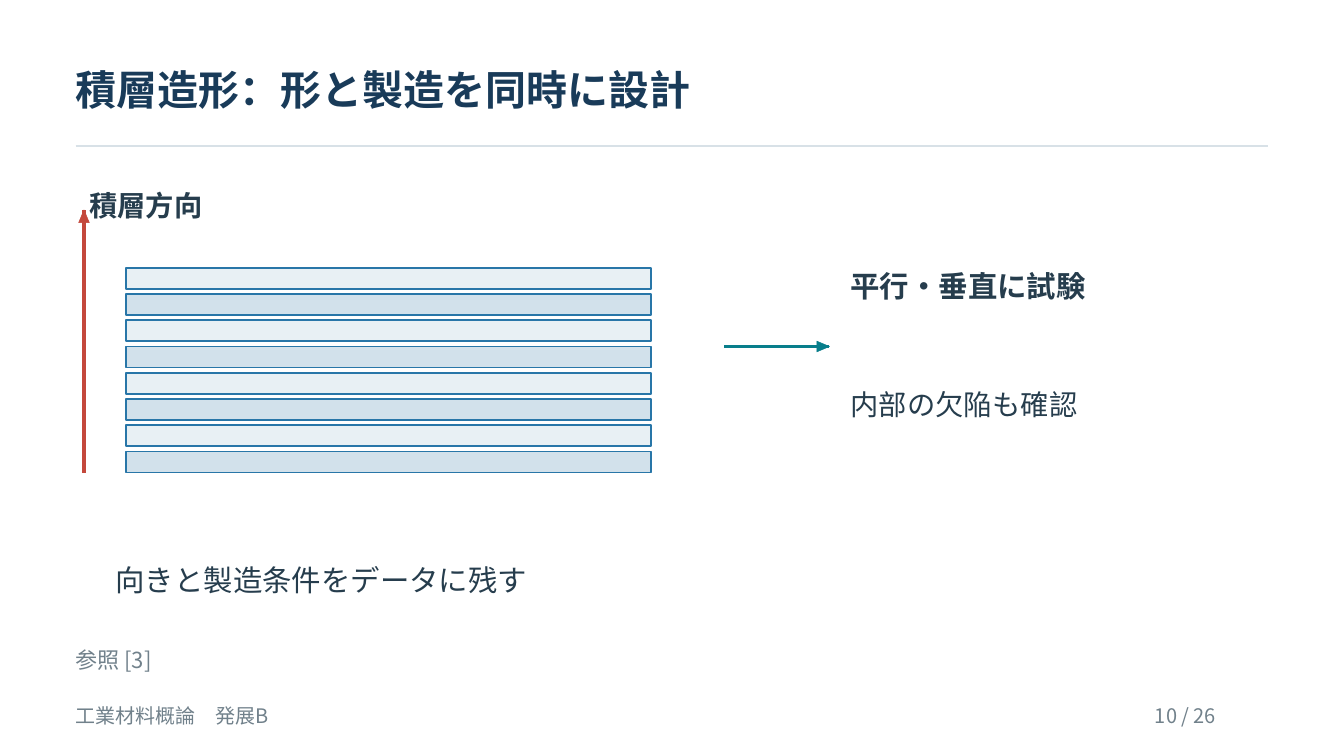
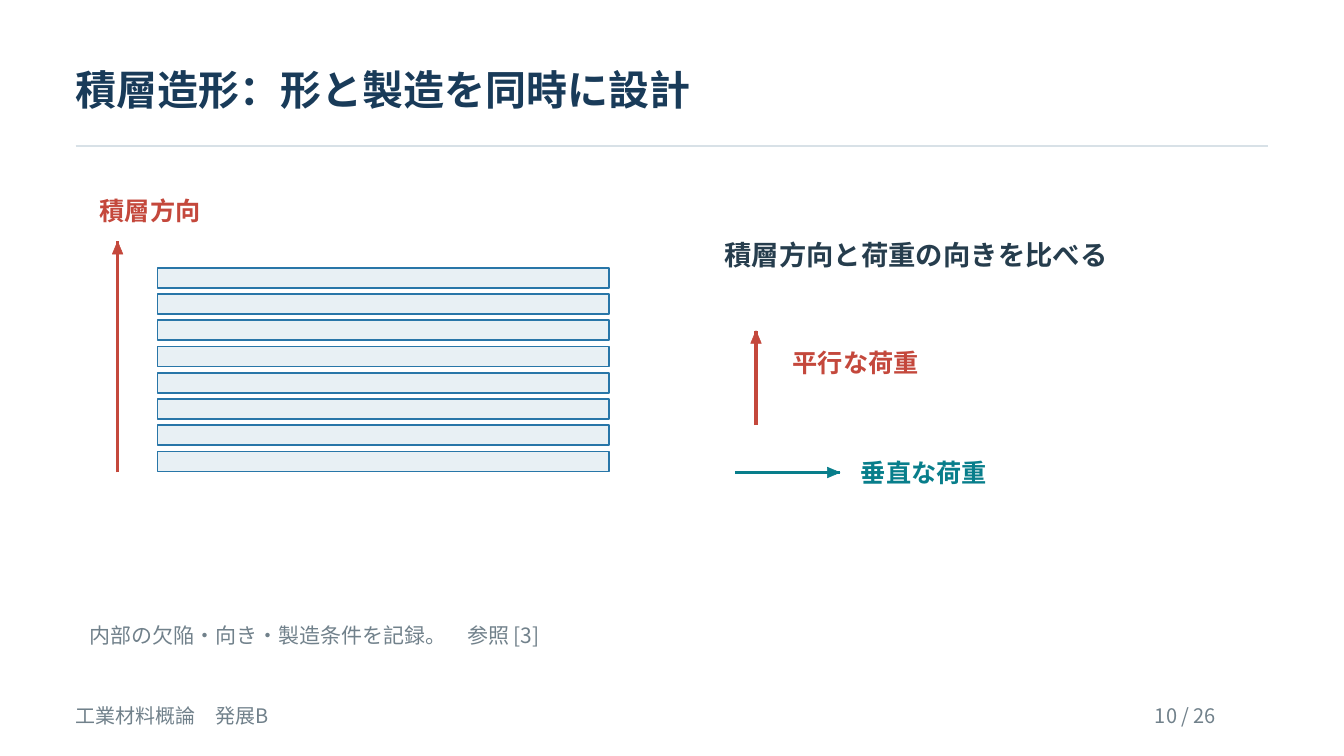
Before and after one commit to zooc-14calbp/industrial-materials-course, a slide deck: slide 10 of 学生用/発展教材/B_先端素材・新素材/発展B_先端素材・新素材.pptx. Drawn at 1344x756 pixels with LibreOffice and Linux fonts; fonts in the diff are those of the drawing. Boxes give left, top, right and bottom in pixels: in the first picture for what was removed or moved away, otherwise in the second. Text is boxed around its words. In the diff, an @@ line names an element or a change of style, - is before the commit and + after.

```diff
--- a/学生用/発展教材/B_先端素材・新素材/発展B_先端素材・新素材.pptx
+++ b/学生用/発展教材/B_先端素材・新素材/発展B_先端素材・新素材.pptx
@@ text "積層方向": place and size @@
-text "積層方向" at [89, 191, 202, 223]
+text "積層方向" at [100, 198, 201, 223]
@@ text "積層方向" at [100, 198, 201, 223]: size 20.2 to 18 pt, text colour #263D4D to #C4483C @@
@@ freeform shape: place and size @@
-freeform shape at [79, 210, 89, 222]
+freeform shape at [112, 242, 122, 254]
@@ freeform shape: place and size @@
-freeform shape at [84, 210, 85, 472]
+freeform shape at [118, 242, 119, 473]
@@ freeform shape at [118, 242, 119, 473]: outline #C4483C 3 pt to #C4483C 2.25 pt @@
@@ rectangle: place and size @@
-rectangle at [126, 373, 651, 394]
+rectangle at [157, 268, 609, 288]
@@ text added at [724, 241, 1107, 268], 19.5 pt, text #263D4D, bold @@
+積層方向と荷重の向きを比べる
@@ rectangle: place and size @@
-rectangle at [126, 347, 651, 368]
+rectangle at [157, 294, 609, 315]
@@ text removed at [850, 272, 1085, 300] @@
-平行・垂直に試験
@@ rectangle: place and size @@
-rectangle at [126, 321, 651, 342]
+rectangle at [157, 321, 609, 341]
@@ rectangle: place and size @@
-rectangle at [126, 294, 651, 316]
+rectangle at [157, 347, 609, 367]
@@ freeform shape added at [751, 331, 761, 343], fill #C4483C, outline #C4483C 0.38 pt @@
@@ freeform shape added at [756, 331, 757, 425], outline #C4483C 2.25 pt @@
@@ text at [793, 350, 919, 375]: text changed; size 20.2 to 18 pt; text colour #263D4D to #C4483C; bold on @@
-内部の欠陥も確認
+平行な荷重
@@ rectangle: place and size @@
-rectangle at [126, 268, 651, 289]
+rectangle at [157, 373, 609, 393]
@@ rectangle: place and size @@
-rectangle at [126, 399, 651, 420]
+rectangle at [157, 399, 609, 419]
@@ rectangle: place and size @@
-rectangle at [126, 425, 651, 447]
+rectangle at [157, 425, 609, 446]
@@ fill #D2E1EB to #E8F0F4 in 4 elements at [157, 347, 609, 367], [157, 294, 609, 315], [157, 399, 609, 419], [157, 452, 609, 472] @@
@@ rectangle: place and size @@
-rectangle at [126, 452, 651, 473]
+rectangle at [157, 452, 609, 472]
@@ freeform shape: place and size @@
-freeform shape at [725, 347, 830, 348]
+freeform shape at [735, 473, 840, 474]
@@ freeform shape: place and size @@
-freeform shape at [817, 341, 829, 351]
+freeform shape at [828, 467, 840, 477]
@@ text added at [861, 460, 987, 485], 18 pt, text #087E8B, bold @@
+垂直な荷重
@@ text at [89, 625, 540, 647]: text changed; size 21 to 15 pt; text colour #263D4D to #71818B @@
-向きと製造条件をデータに残す
+内部の欠陥・向き・製造条件を記録。 参照 [3]
@@ text removed at [76, 649, 152, 672] @@
-参照 [3]
```
Also in this commit, not shown: 1 other slide changed, 26 other files.
